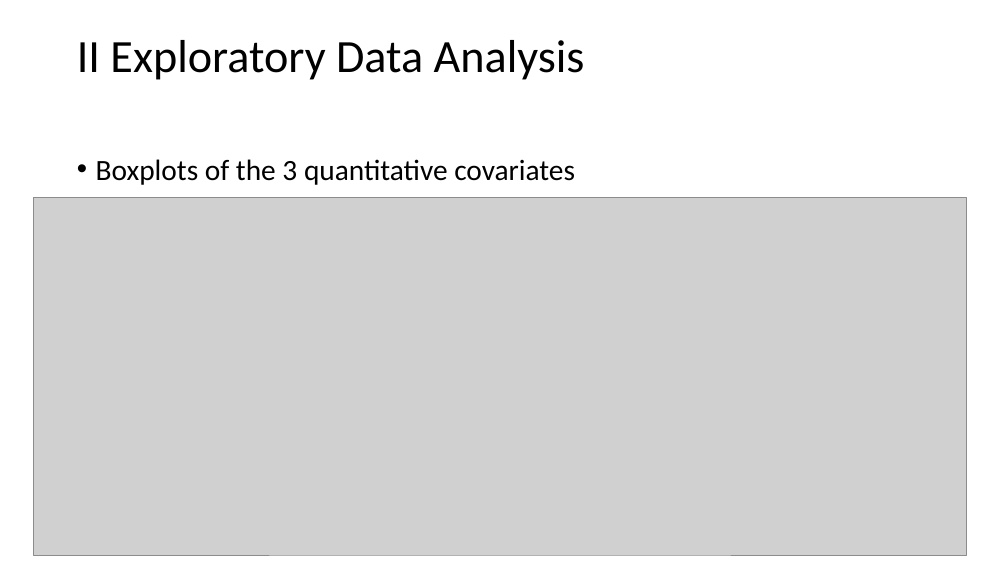
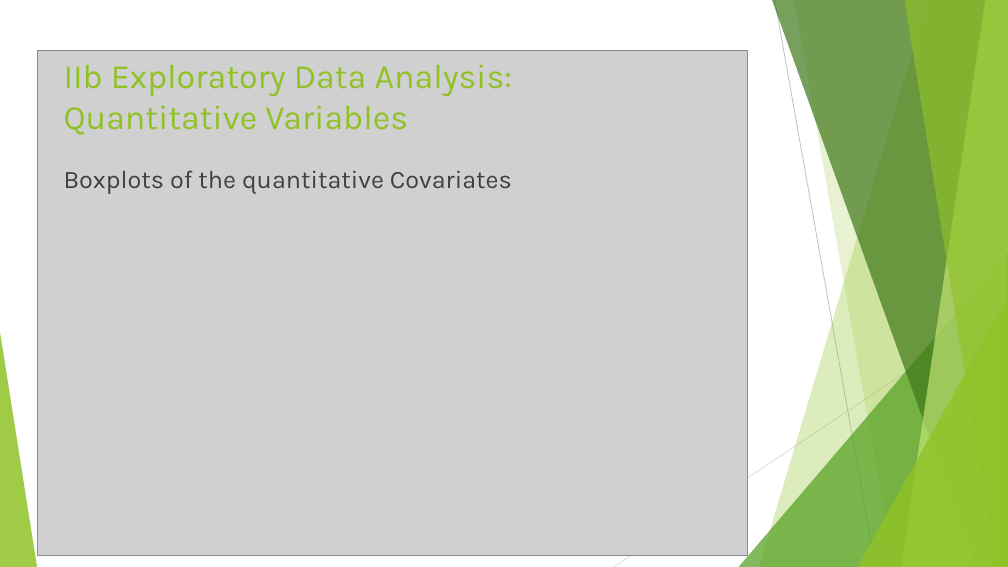
Before and after one commit to RafiKueng/Spoe_Kreditrisiko, a slide deck: slide 5 of Praesentation/Presentation.pptx (slide 4 before the commit). Drawn at 1008x567 pixels with LibreOffice and Linux fonts; fonts in the diff are those of the drawing; grey boxes stand for pictures. Boxes give left, top, right and bottom in pixels: in the first picture for what was removed or moved away, otherwise in the second. Text is boxed around its words. In the diff, an @@ line names an element or a change of style, - is before the commit and + after.

```diff
--- a/Praesentation/Presentation.pptx
+++ b/Praesentation/Presentation.pptx
@@ picture: place and size @@
-picture at [34,197,966,555]
+picture at [37,51,748,556]
@@ title "IIb Exploratory Data Analysis: Quantitative ..." at [64,64,513,135]: vertical alignment middle to top @@
@@ title at [64,64,513,135]: text changed; size 44 to 32.4 pt; font Calibri to Karla; text colour #000000 to #90C226 @@
-II Exploratory Data Analysis
+IIb Exploratory Data Analysis:
+Quantitative Variables
@@ text at [64,170,512,194]: text changed; size 28 to 24 pt; font Calibri to Karla; text colour #000000 to #404040 @@
-• Boxplots of the 3 quantitative covariates
+Boxplots of the quantitative Covariates
@@ group added at [0,0,1008,567]: 5 freeform shapes, 3 triangles, 2 lines @@
```
Also in this commit, not shown: 13 other slides changed, 5 slides added.
